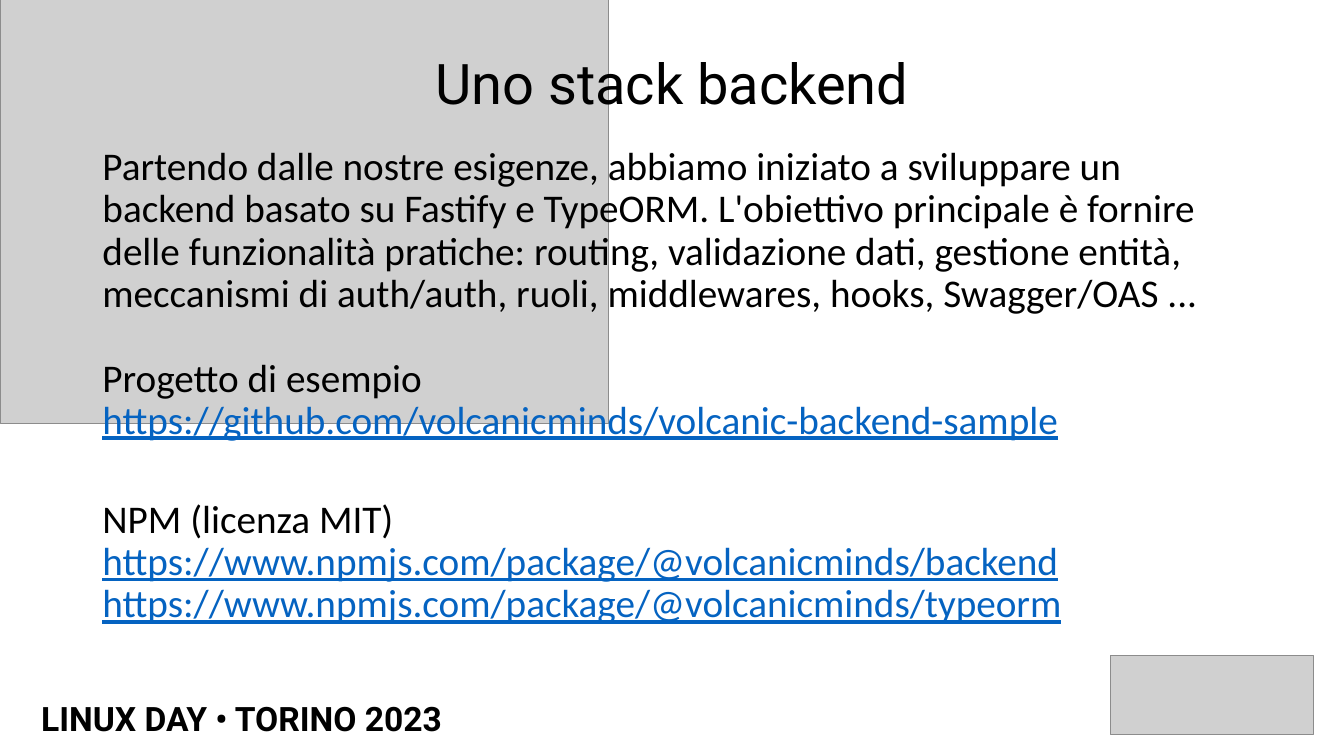
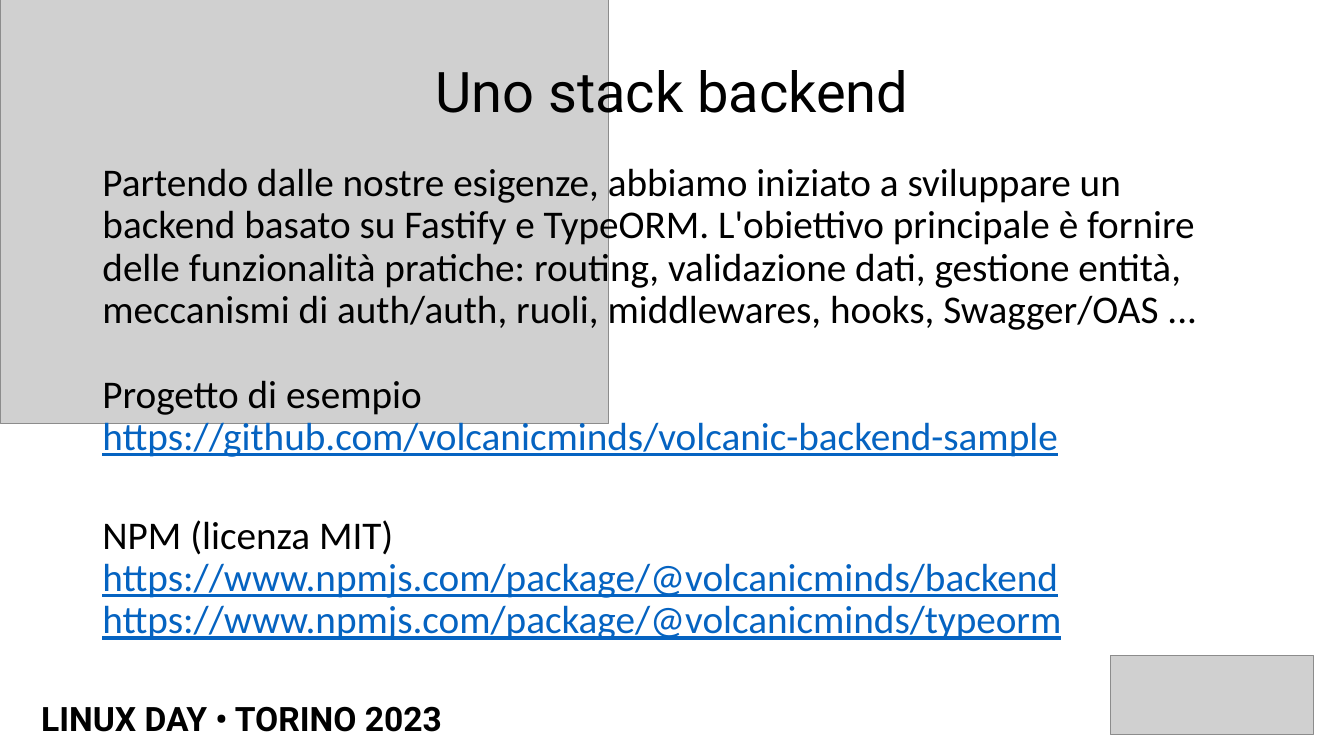
Before and after one commit to volcanicminds/linuxday-torino-2023, a slide deck: slide 27 of LINUX DAY - TORINO 2023 - Postgres Primi passi tramite ORM.pptx. Drawn at 1344x756 pixels with LibreOffice and Linux fonts; fonts in the diff are those of the drawing; grey boxes stand for pictures. Boxes give left, top, right and bottom in pixels: in the first picture for what was removed or moved away, otherwise in the second. Text is boxed around its words. In the diff, an @@ line names an element or a change of style, - is before the commit and + after.

```diff
--- a/LINUX DAY - TORINO 2023 - Postgres Primi passi tramite ORM.pptx
+++ b/LINUX DAY - TORINO 2023 - Postgres Primi passi tramite ORM.pptx
@@ title "Uno stack backend": place and size @@
-title "Uno stack backend" at [435,53,908,118]
+title "Uno stack backend" at [435,61,908,126]
@@ text "Partendo dalle nostre esigenze, abbiamo ...": place and size @@
-text "Partendo dalle nostre esigenze, abbiamo ..." at [102,147,1195,624]
+text "Partendo dalle nostre esigenze, abbiamo ..." at [102,163,1195,640]
```
Also in this commit, not shown: 28 other slides changed, 2 other files.
